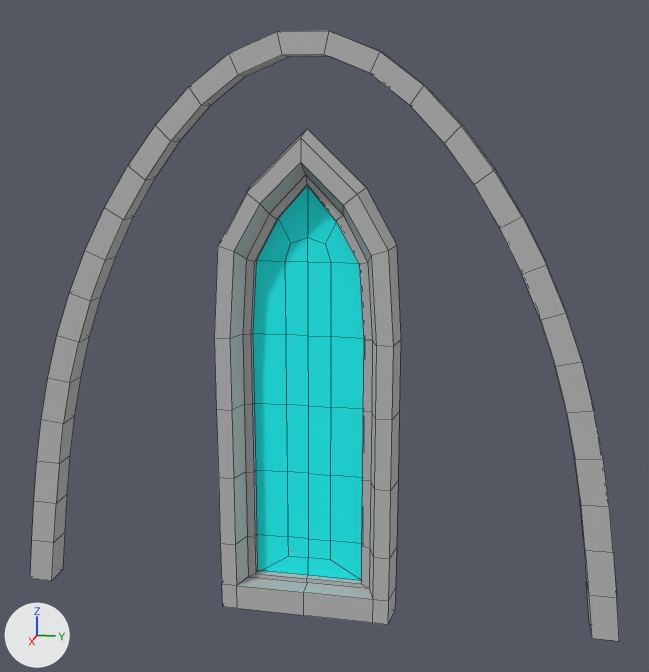
Before and after pictures for a commit that changed the FBX model RavenHill/Assets/3dModel/TileSetA/Mesh_Decor_Window_a01.fbx.
Rendered twice from a camera (50 mm lens) standing at (0.211, 0.071, 0.191) and looking at (-0.109, 0.007, 0.111). Every picture has the same lights, and +X, +Y and +Z are marked at lower left. Mesh edges are drawn as thin lines. Where no turn or scale is listed for an object, it has been applied to the vertices.

The scene before the commit, as lines of its bpy script (objects in view):
```python
me_mesh = bpy.data.meshes.new('Mesh')
me_mesh.from_pydata(...)  # 247 vertices, 231 faces; spans x -0.115..-0.099, y -0.12..0.12, z 0.0..0.219
# faces by material slot: [203, 28]
me_mesh.materials.append(mat_lambert1)  # grey #bcbcbc
me_mesh.materials.append(mat_windows01)  # cyan #00fffe
# before: 189 (-0.109, 0.0, 0.167) at pixel (306, 184)
# before: 195 (-0.107, -0.021, 0.012) at pixel (255, 573), 209 (-0.11, -0.021, 0.028) at pixel (256, 534), 210 (-0.11, -0.021, 0.012) at pixel (257, 570), 222 (-0.107, 0.0, 0.012) at pixel (306, 578), 223 (-0.11, 0.0, 0.012) at pixel (308, 575)
# before: 229 (-0.11, -0.02, 0.012) at pixel (260, 570), 230 (-0.109, -0.021, 0.012) at pixel (258, 571), 231 (-0.11, -0.008, 0.019) at pixel (288, 555), 232 (-0.11, -0.008, 0.028) at pixel (288, 536), 246 (-0.11, 0.0, 0.019) at pixel (308, 557)
ob_wall_decor_window_a01 = bpy.data.objects.new('Wall_Decor_Window_a01', me_mesh)
ob_wall_decor_window_a01.location = (0.0, 0.0, 0.0)
```
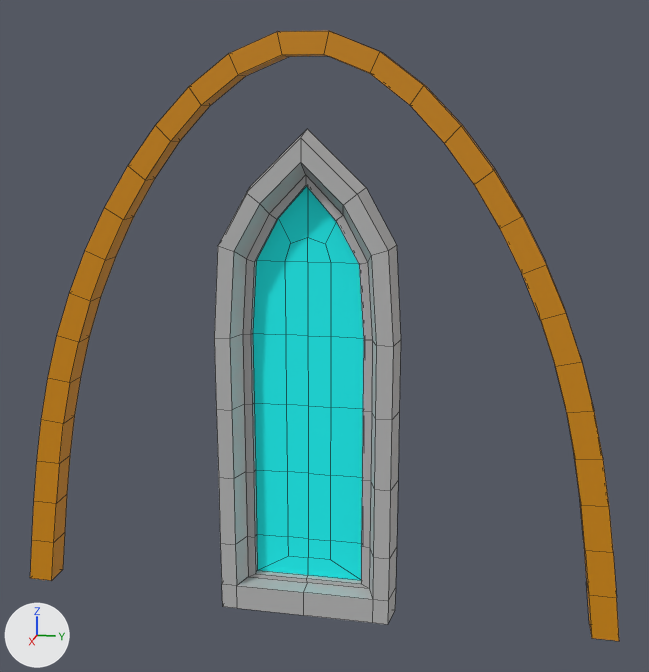
What differs and where, as boxes [x1, y1, x2, y2] in the pictures (649 x 672 px; the box of a moved part takes in the faces that stretch with it):
part 1 of me_mesh, moved or reshaped
    both: [269, 175, 343, 220]
part 2 of me_mesh, moved or reshaped
    both: [256, 534, 308, 579]
part 3 of me_mesh, recoloured
    both: [30, 31, 619, 641]

Patch to the scene script:
```diff
--- a/RavenHill/Assets/3dModel/TileSetA/Mesh_Decor_Window_a01.fbx.py
+++ b/RavenHill/Assets/3dModel/TileSetA/Mesh_Decor_Window_a01.fbx.py
@@ mat_wood @@
+mat_wood = principled_material('Wood')
+mat_wood.base_color = (0.684, 0.267, 0.0)  # orange #d88d00
@@ me_mesh @@
 # used by ob_wall_decor_window_a01; location = (0.0, 0.0, 0.0)
 # verts and faces of me_mesh; kept vertices keep their numbers, new ones are numbered from 247
-me_mesh.from_pydata(...)  # 247 vertices, 231 faces; spans x -0.115..-0.099, y -0.12..0.12, z 0.0..0.219
+me_mesh.from_pydata(...)  # 245 vertices, 230 faces; spans x -0.115..-0.099, y -0.12..0.12, z 0.0..0.219
+# me_mesh part 1
+verts[189] = (-0.107, 0.0, 0.167)  # moved, pixel (305, 185)
+# me_mesh part 2
+delete_vertices([229, 230])  # with the faces that use them
+faces += [(195, 222, 223, 210)]  # mat_lambert1 (grey #bcbcbc)
+faces += [(209, 210, 231, 232), (210, 223, 246, 231)]  # mat_windows01 (cyan #00fffe)
+# me_mesh part 3: 116 faces spanning x -0.115..-0.105, y -0.12..0.12, z 0.0..0.219 switch from mat_lambert1 (grey #bcbcbc) to mat_wood (orange #d88d00)
 me_mesh.materials.append(mat_windows01)
```
